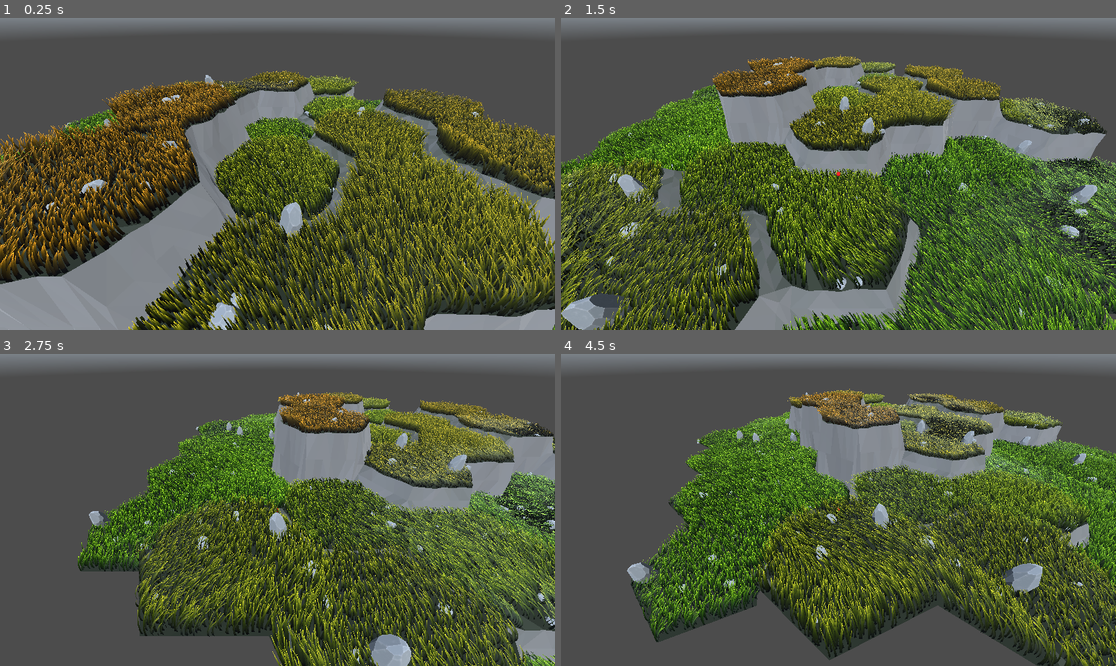
Above: before the commit, frames 1-4 (two rows, left to right).
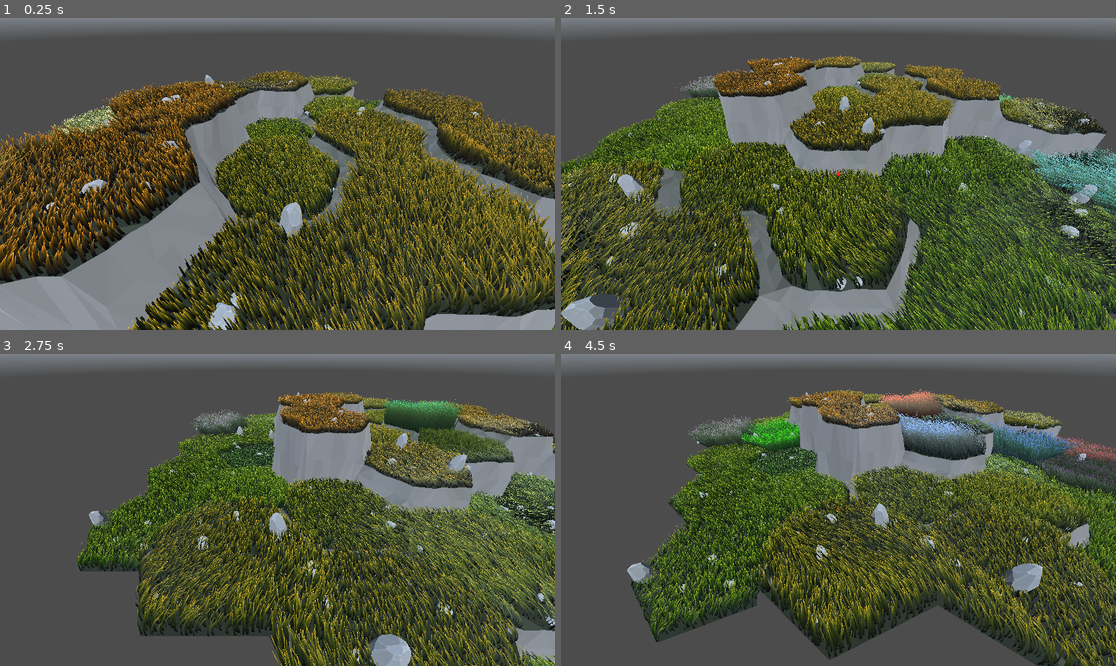
Above: after the commit, the same moments.

Repository: vincentwoelfer/hex
Game: Godot game, scene res://scenes/dev/MapGeneration.tscn
Same seed, same stepped clock (60 frames per second), same inputs: the game is played once before the commit and once after it. A sky picture missing from this copy of the repository is replaced by a grey-blue gradient.
Inputs (mouse positions are in pixels of both pictures, inside the frame that each line leads up to):
- Up to frame 1 (0.25 s): no input
- Up to frame 2 (1.5 s): move the mouse to (960, 158) at 0.52 s; hold S (move_cam_backward) 0.53-1.28 s; move the mouse to (727, 189) at 1.27 s; tap W (move_cam_forward) at 1.35 s
- Up to frame 3 (2.75 s): move the mouse to (333, 441) at 2.02 s; hold A (move_cam_left) from 2.03 s (still down)
- Up to frame 4 (4.5 s): move the mouse to (810, 572) at 2.77 s; release A (move_cam_left) at 2.78 s; tap D (move_cam_right) at 2.85 s; move the mouse to (1005, 556) at 3.52 s; hold Q (rotate_cam_left) 3.53-4.28 s; move the mouse to (672, 463) at 4.27 s; tap E (rotate_cam_right) at 4.35 s

The runs differ from the first frame. In frame 1, 2.3% of the frame differs, in the area x 0-100%, y 16-100%; in frame 2, 7.5%; in frame 3, 6.6%; in frame 4, 10%, in the area x 13-100%, y 11-100%.

Commit message:
individually colored grass

Diff:
--- a/assets/shaders/spatial/grass.gdshader
+++ b/assets/shaders/spatial/grass.gdshader
@@ -13,10 +13,13 @@
 uniform vec3 base_color : source_color = vec3(0.05,0.2,0.01);
 uniform vec3 base_color_dry : source_color = vec3(0.25,0.15,0.01);
 
-uniform vec3 tip_color : source_color = vec3(0.5,0.5,0.1);
-uniform vec3 tip_color_dry : source_color = vec3(0.8,0.4,0.1);
+instance uniform vec3 tip_color : source_color = vec3(0.5,0.5,0.1);
+instance uniform vec3 tip_color_dry : source_color = vec3(0.8,0.4,0.1);
 
 uniform vec3 subsurface_scattering_color : source_color = vec3(1.0,0.75,0.1);
+
+group_uniforms GrassSize;
+instance uniform float height_mod: hint_range(0.1, 5.0) = 1.0;
 
 // Source: https://www.shadertoy.com/view/Xt3cDn
 float hash12(vec2 x) {
@@ -75,7 +78,7 @@
 
 	VERTEX.y *= height_offset;
 	// TODO RESIZE CORRECTLY
-	VERTEX.y *= 0.6;
+	VERTEX.y *= 0.6 * height_mod;
 	VERTEX.x *= 0.6;
 	VERTEX.z *= 0.6;
 	vec3 vertex_model = VERTEX; // Vertex in model space before any rotations are applied
--- a/src/tile/HexGeometry.gd
+++ b/src/tile/HexGeometry.gd
@@ -4,7 +4,7 @@
 
 const GRASS_MESH_HIGH := preload('res://assets/grass/grass_high.obj')
 const GRASS_MESH_LOW := preload('res://assets/grass/grass_low.obj')
-const GRASS_MAT := preload('res://assets/grass/mat_grass.tres')
+const GRASS_MAT: ShaderMaterial = preload('res://assets/grass/mat_grass.tres')
 
 # Class variables
 var terrainMesh: MeshInstance3D
@@ -15,8 +15,6 @@
 var rockObjects: Array[ArrayMesh]
 var grassMultiMesh: MultiMeshInstance3D
 
-var grass_density := 0.5
-
 class AdjacentHex:
 	var height: int
 	var type: String # unused for now
@@ -46,6 +44,7 @@
 	grassMultiMesh.cast_shadow = GeometryInstance3D.SHADOW_CASTING_SETTING_OFF
 	grassMultiMesh.material_override = GRASS_MAT
 	grassMultiMesh.extra_cull_margin = 1.0
+
 	add_child(grassMultiMesh, true)
 
 
@@ -61,7 +60,6 @@
 	var num_blades_total: int = density_1d * density_1d if not Engine.is_editor_hint() else round(density_1d * density_1d * 0.5)
 
 	var multimesh := MultiMesh.new()
-	var a: Mesh = GRASS_MESH_HIGH
 	multimesh.mesh = GRASS_MESH_HIGH
 	multimesh.transform_format = MultiMesh.TRANSFORM_3D
 	multimesh.instance_count = num_blades_total
@@ -73,7 +71,13 @@
 
 
 func _process(delta: float) -> void:
-	pass
+	#pass
+	if randf() < 1.0 / 600:
+		var c: Color = Colors.randColor()
+		grassMultiMesh.set_instance_shader_parameter('tip_color', c)
+		grassMultiMesh.set_instance_shader_parameter('tip_color_dry', c)
+
+		grassMultiMesh.set_instance_shader_parameter('height_mod', randf_range(0.2, 5.0))
 
 
 func generate() -> void:
--- a/src/tile/PolygonSurfaceSampler.gd
+++ b/src/tile/PolygonSurfaceSampler.gd
@@ -25,19 +25,9 @@
 	self._calculate_area_weights()
 
 
-
-func get_random_points(num_points: int) -> Array[Vector3]:
-	var points: Array[Vector3] = []
-	points.resize(num_points)
-	for i in range(num_points):
-		points[i] = self.get_random_point()
-	return points
-
-
 func get_random_point() -> Vector3:
 	var tri_idx: int = _weighted_random_choice(self.area_weights)
-	var tri: Triangle = self.triangles[tri_idx]
-	return tri.getRandPoint()
+	return self.triangles[tri_idx].getRandPoint()
 
 
 func get_random_point_transform() -> Transform3D:
--- a/src/utils/Colors.gd
+++ b/src/utils/Colors.gd
@@ -2,7 +2,13 @@
 
 
 static func randColor() -> Color:
-	return Color(randf_range(0.1, 0.9), randf_range(0.1, 0.9), randf_range(0.1, 0.9), 1.0)
+	return Color(randf(), randf(), randf(), 1.0)
+
+
+static func randColorNoExtreme(offset: float = 0.1) -> Color:
+	var lo := offset
+	var hi := 1.0 - offset
+	return Color(randf_range(lo, hi), randf_range(lo, hi), randf_range(lo, hi), 1.0)
 
 
 static func randColorVariation(color: Color, variation: float = 0.2) -> Color:
